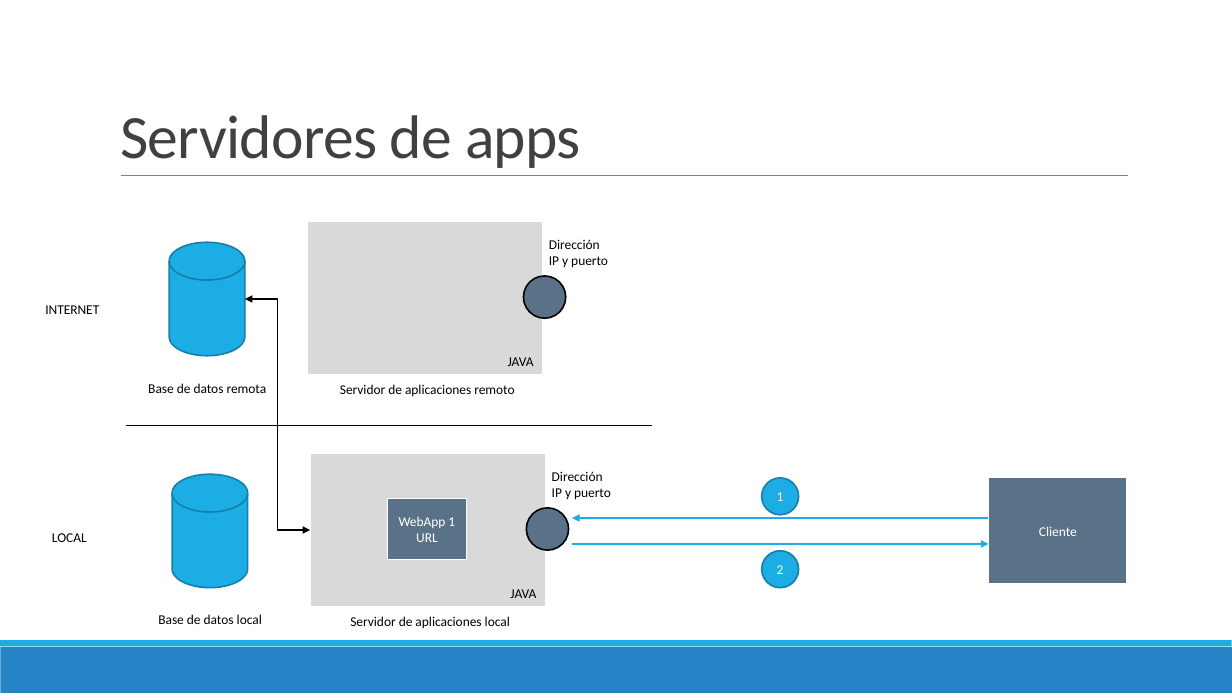
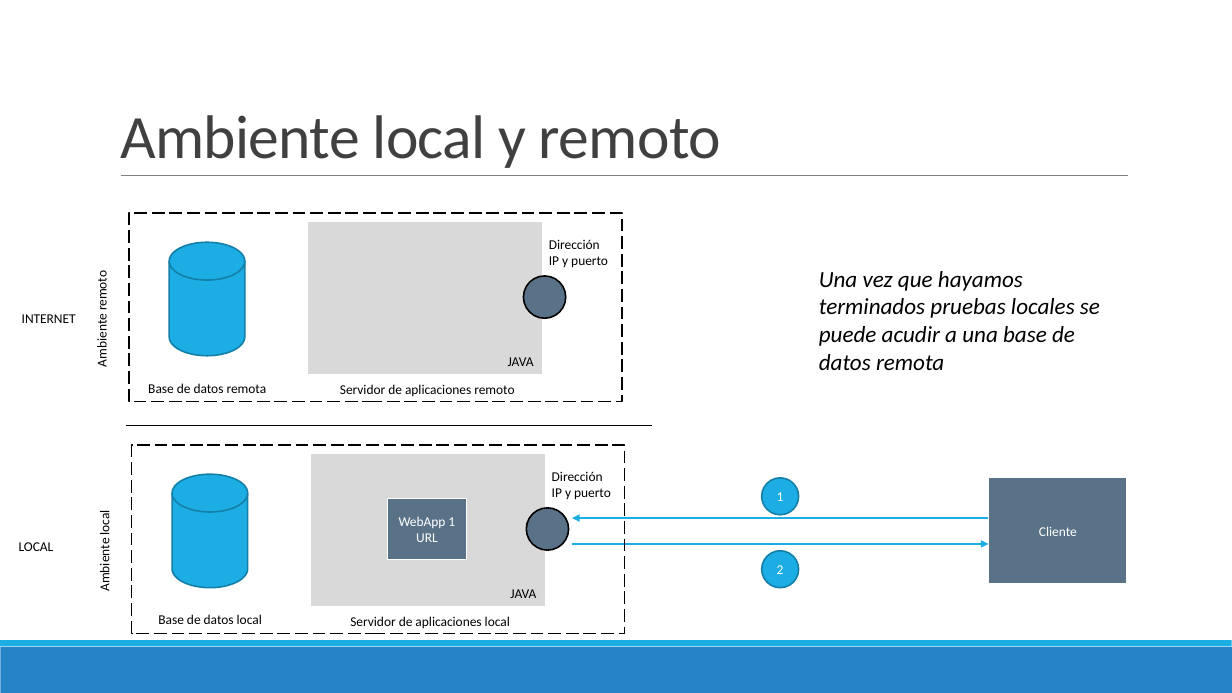
Before and after one commit to Domiciano/PrograRed201, a slide deck: slide 12 of Semana 12/Semana 12.pptx (slide 6 before the commit). Drawn at 1232x693 pixels with LibreOffice and Linux fonts; fonts in the diff are those of the drawing. Boxes give left, top, right and bottom in pixels: in the first picture for what was removed or moved away, otherwise in the second. Text is boxed around its words. In the diff, an @@ line names an element or a change of style, - is before the commit and + after.

```diff
--- a/Semana 12/Semana 12.pptx
+++ b/Semana 12/Semana 12.pptx
@@ title at [120, 115, 721, 168]: text changed @@
-Servidores de apps
+Ambiente local y remoto
@@ rectangle added at [128, 213, 622, 402], outline #000000 1.25 pt dashed @@
@@ text added at [94, 275, 110, 366], 10.5 pt, text #000000 @@
+Ambiente remoto
@@ elbow double arrow removed from (245, 299) to (311, 531) @@
@@ text added at [819, 271, 1100, 370], 18 pt, text #000000, italic @@
+Una vez que hayamos terminados pruebas locales se puede acudir a una base de datos remota
@@ text "INTERNET": place and size @@
-text "INTERNET" at [45, 305, 99, 314]
+text "INTERNET" at [22, 314, 76, 323]
@@ text "INTERNET" at [22, 314, 76, 323]: alignment centre to left @@
@@ rectangle added at [131, 445, 625, 634], outline #000000 1.25 pt dashed @@
@@ text "LOCAL": place and size @@
-text "LOCAL" at [52, 533, 87, 542]
+text "LOCAL" at [19, 542, 54, 551]
@@ text "LOCAL" at [19, 542, 54, 551]: alignment centre to left @@
@@ text added at [97, 513, 113, 590], 10.5 pt, text #000000 @@
+Ambiente local
```
Also in this commit, not shown: 6 other slides changed, 9 slides added.
